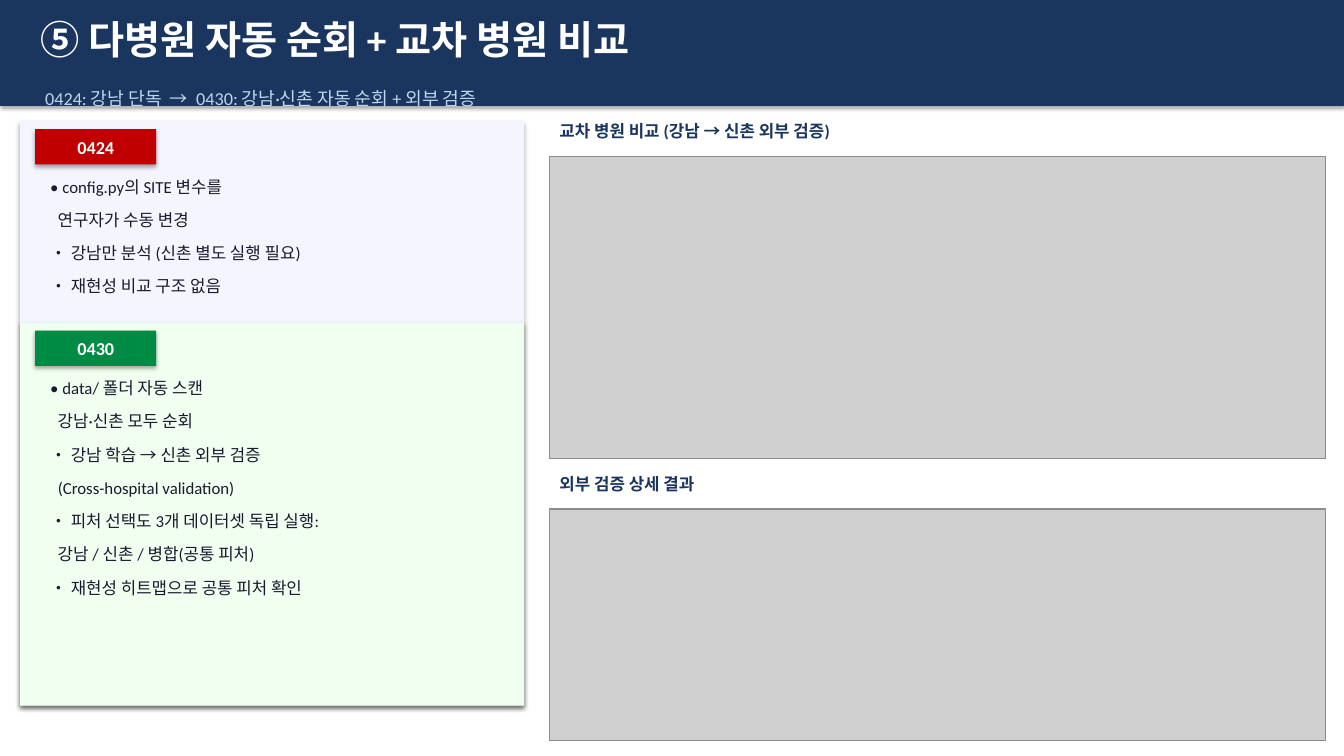
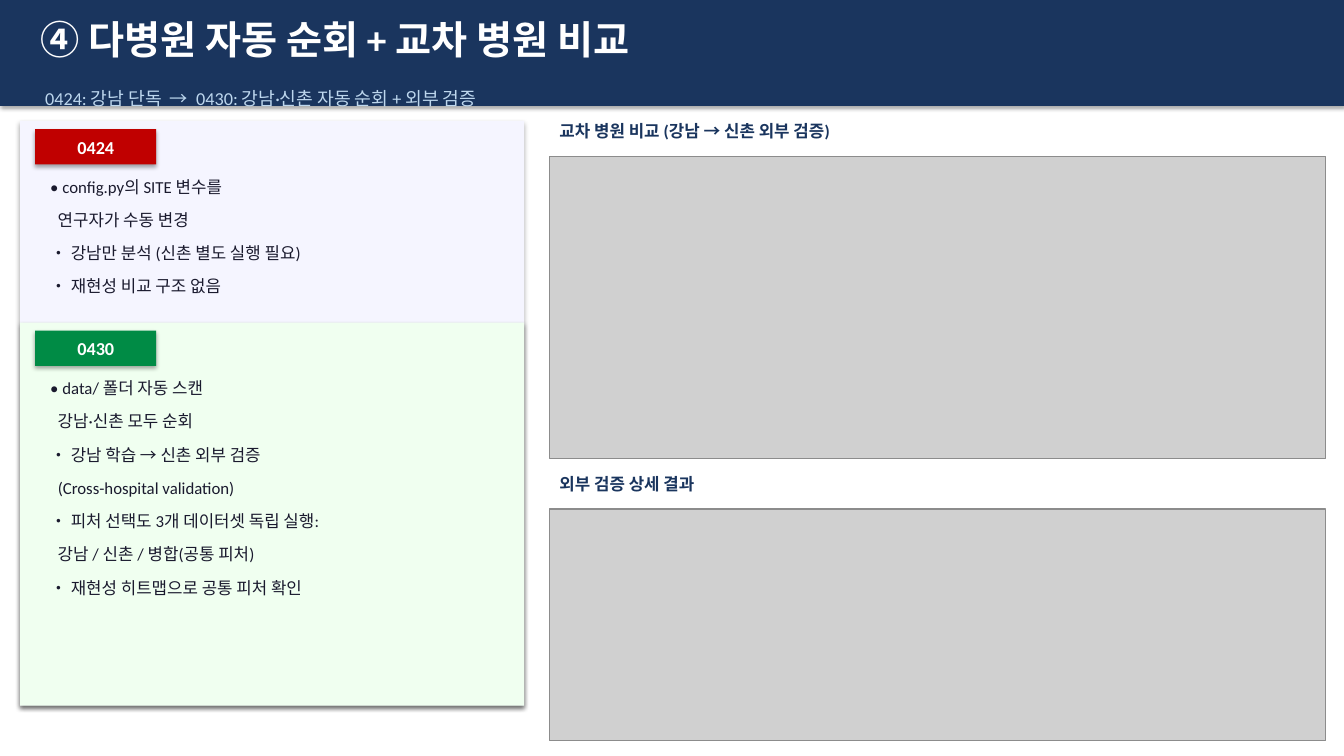
Before and after one commit to JHWannabe/2026-1_Study, a slide deck: slide 9 of 연구코드/results/0424_vs_0430_comparison.pptx (slide 10 before the commit). Drawn at 1344x756 pixels with LibreOffice and Linux fonts; fonts in the diff are those of the drawing; grey boxes stand for pictures. Boxes give left, top, right and bottom in pixels: in the first picture for what was removed or moved away, otherwise in the second. Text is boxed around its words. In the diff, an @@ line names an element or a change of style, - is before the commit and + after.

```diff
--- a/연구코드/results/0424_vs_0430_comparison.pptx
+++ b/연구코드/results/0424_vs_0430_comparison.pptx
@@ text at <box>40,20,629,58</box>: text changed @@
-⑤ 다병원 자동 순회 + 교차 병원 비교
+④ 다병원 자동 순회 + 교차 병원 비교
```
Also in this commit, not shown: 4 other slides changed, 1 slide removed, 4 other files.
